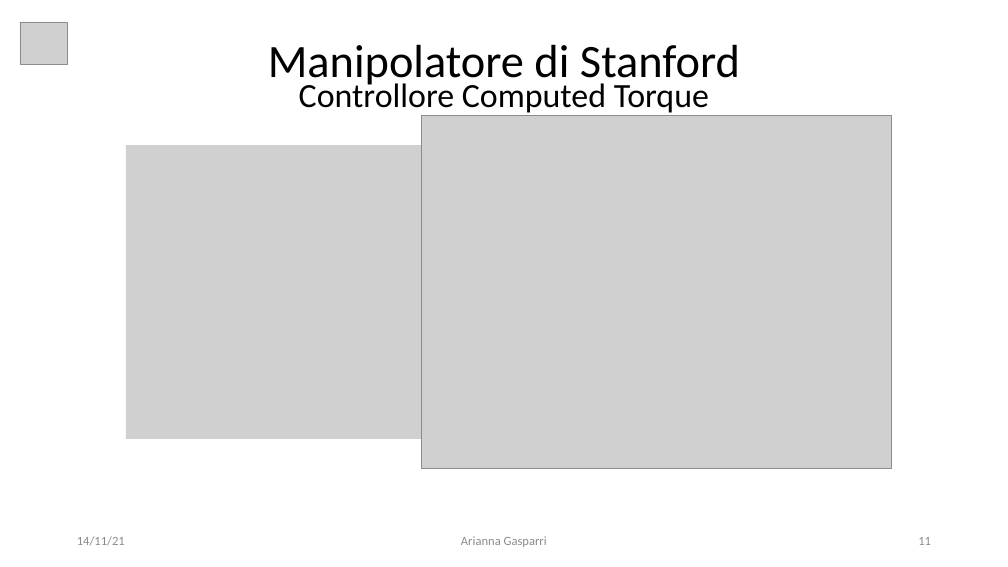
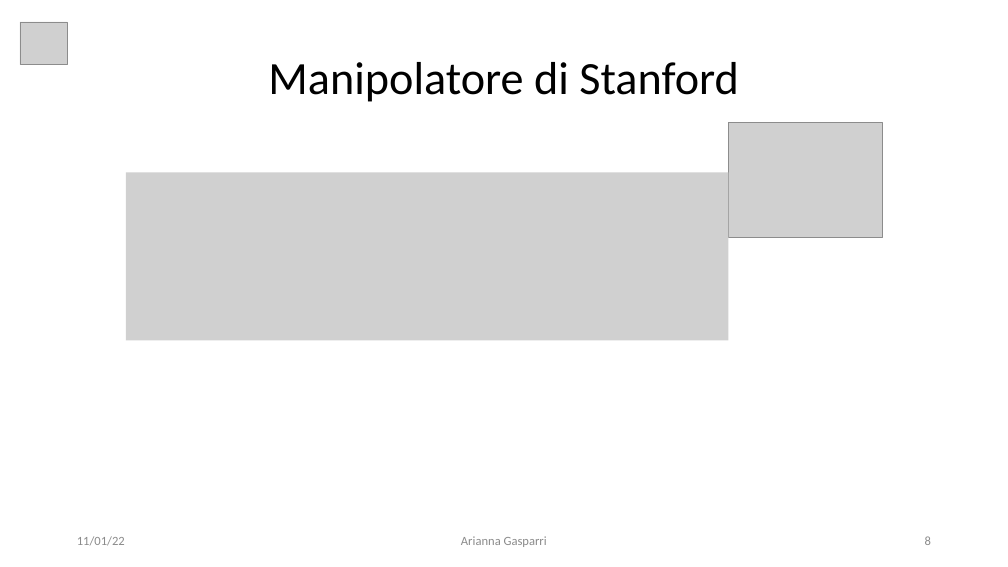
Before and after one commit to giga487/BicchiGas, a slide deck: slide 8 of Relazione/Presentazione.pptx (slide 11 before the commit). Drawn at 1008x567 pixels with LibreOffice and Linux fonts; fonts in the diff are those of the drawing; grey boxes stand for pictures. Boxes give left, top, right and bottom in pixels: in the first picture for what was removed or moved away, otherwise in the second. Text is boxed around its words. In the diff, an @@ line names an element or a change of style, - is before the commit and + after.

```diff
--- a/Relazione/Presentazione.pptx
+++ b/Relazione/Presentazione.pptx
@@ text "Manipolatore di Stanford" at (268,62,739,102): size 44.2 to 44 pt; line spacing 0.7 to 0.9 @@
@@ text at (299,80,709,116): paragraph removed @@
-Controllore Computed Torque
@@ picture removed at (421,116,892,469) @@
@@ picture removed at (126,145,421,439) @@
@@ picture added at (729,122,882,237) @@
@@ picture added at (126,172,729,340) @@
@@ text at (77,536,125,546): text changed @@
-14/11/21
+11/01/22
@@ page number at (925,536,931,545): text changed @@
-11
+8
```
Also in this commit, not shown: 23 other slides changed, 14 slides added, 3 slides removed, 44 other files.
